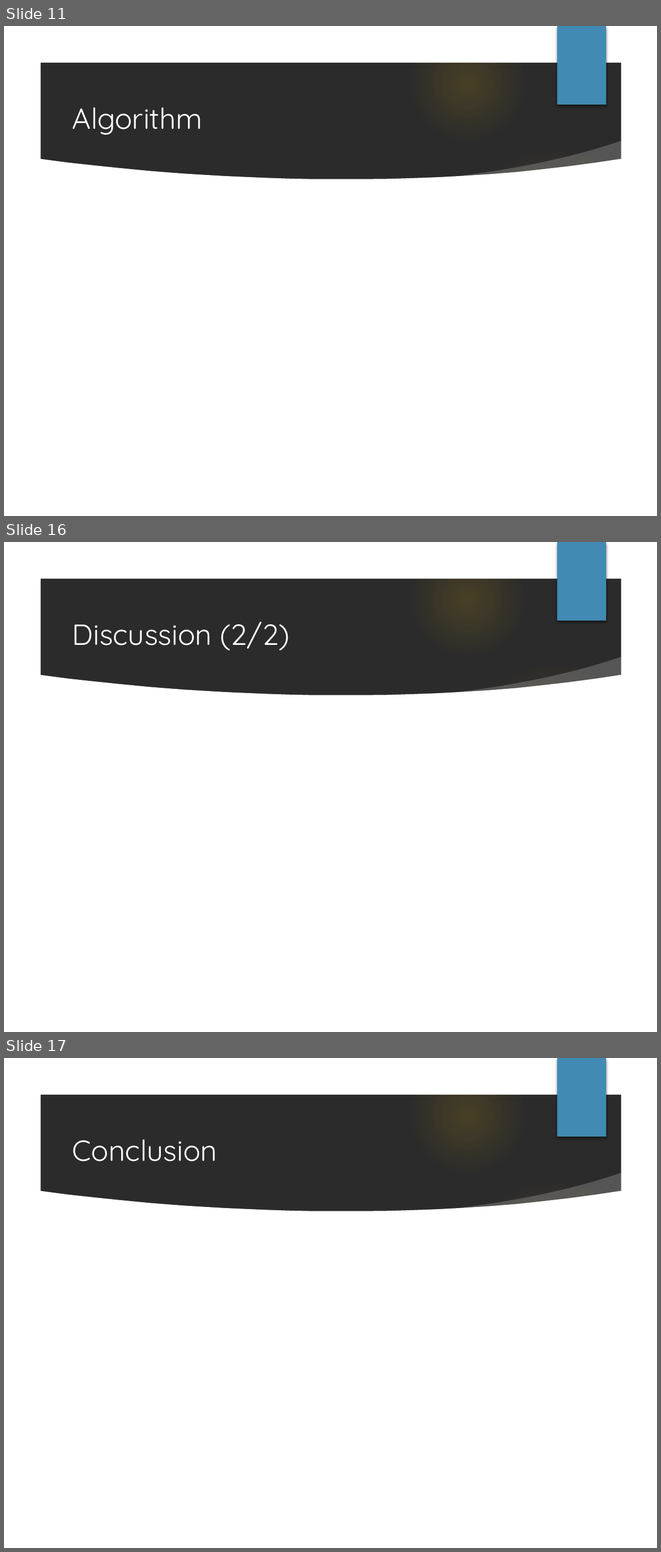
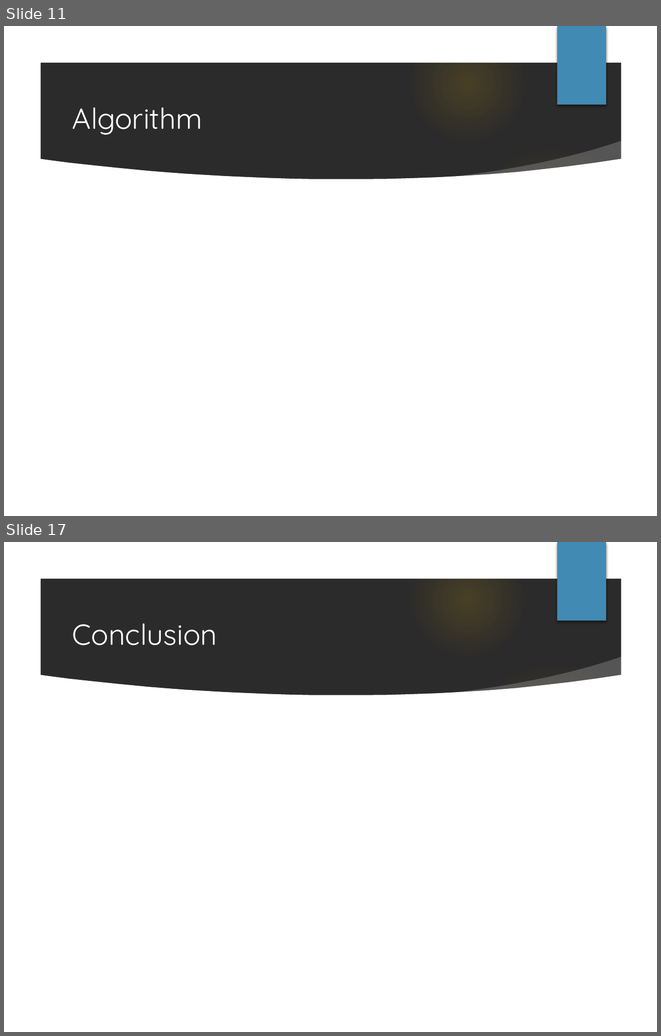
Before and after one commit to Masukane/slides, a slide deck: masukaneICIIC2018.pptm. Shown one above the other, each under a label of ours: slides 11, 16 and 17 before the commit, slides 11 and 17 after it; the slides between them are not shown. The pictures are 661x1552 and 661x1036 pixels, drawn with LibreOffice and Linux fonts; fonts in the diff are those of the drawing; background and template pictures are left out; a plain dark background stands for a picture behind light text. Boxes give left, top, right and bottom in pixels: in the first picture for what was removed or moved away, otherwise in the second. Text is boxed around its words. In the diff, an @@ line names an element or a change of style, - is before the commit and + after.

```diff
--- a/masukaneICIIC2018.pptm
+++ b/masukaneICIIC2018.pptm
@@ slide 16 removed at (4,542,657,1032), background picture (left out); not listed: 9 template elements that a slide beside it also shows @@
@@ title removed at (72,622,290,651) @@
-Discussion (2/2)
```
Also in this commit, not shown: 8 slides changed, 1 slide added, 1 other slide removed.
